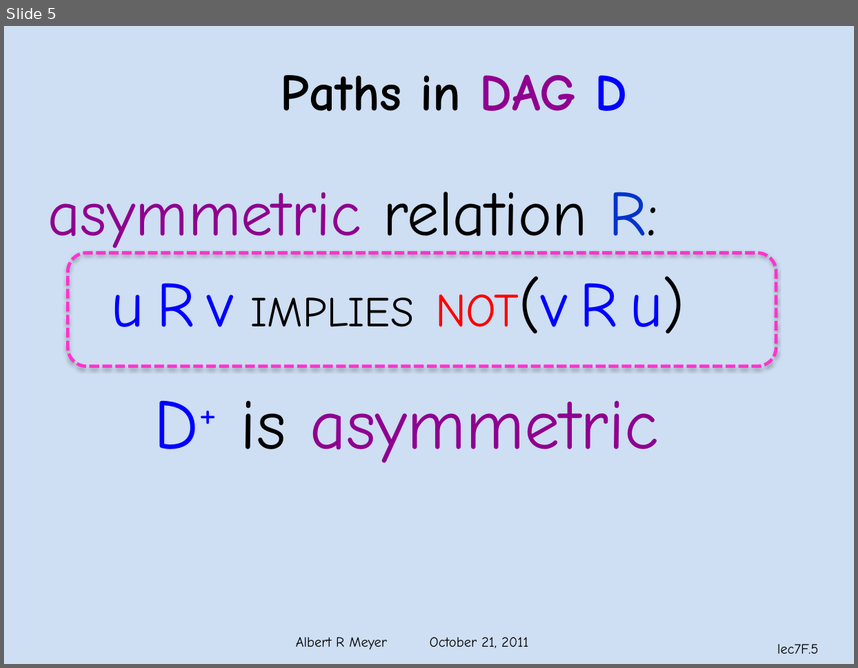
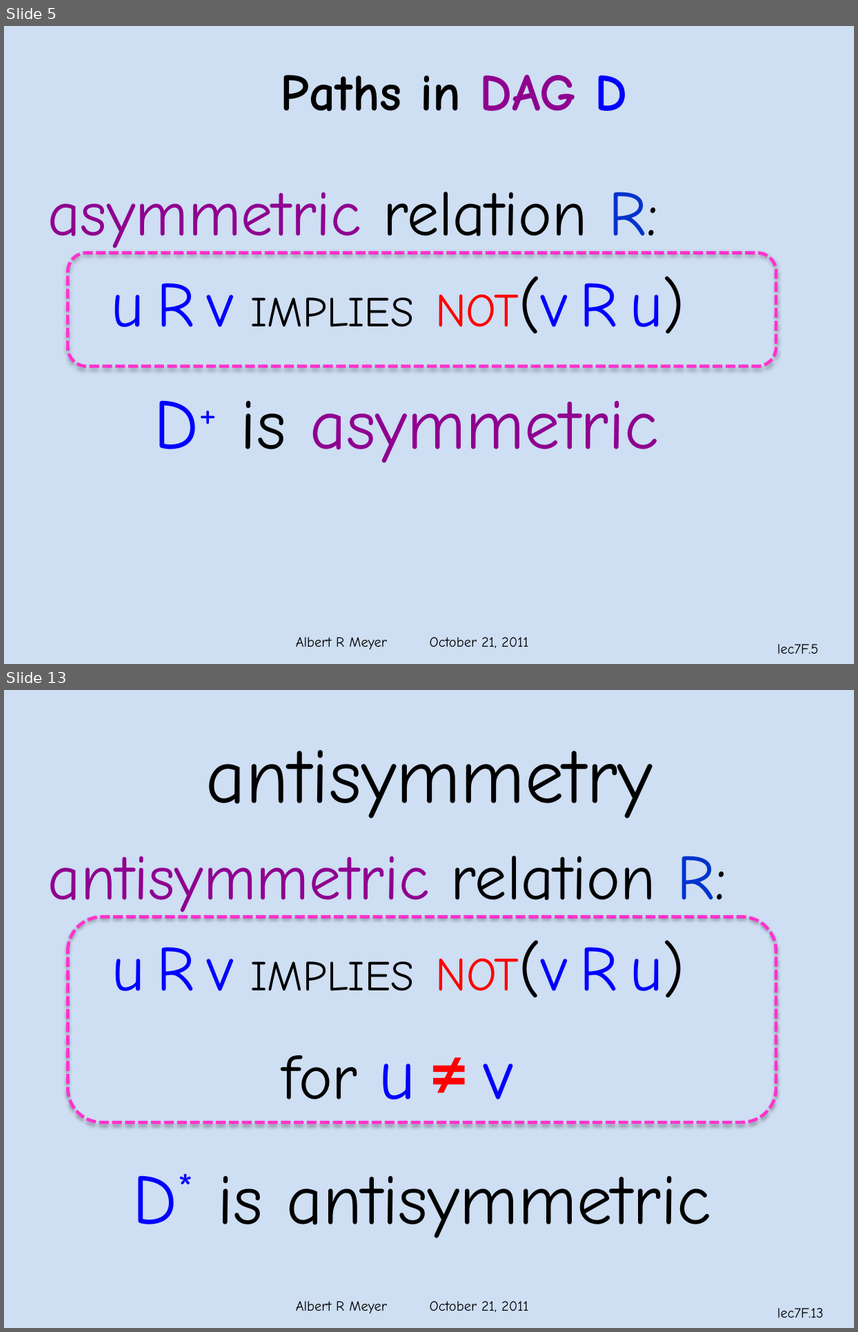
Before and after one commit to armeyer/mcs_web, a slide deck: fall11/slidesF11/slides7f.pptx. Shown one above the other, each under a label of ours: slide 5 before the commit, slides 5 and 13 after it; the slides between them are not shown. The pictures are 858x668 and 858x1332 pixels, drawn with LibreOffice and Linux fonts; fonts in the diff are those of the drawing; background and template pictures are left out. Boxes give left, top, right and bottom in pixels: in the first picture for what was removed or moved away, otherwise in the second. Text is boxed around its words. In the diff, an @@ line names an element or a change of style, - is before the commit and + after.

```diff
--- a/fall11/slidesF11/slides7f.pptx
+++ b/fall11/slidesF11/slides7f.pptx
@@ slide 13 added at [4,690,854,1328], background #C6D9F1 at 85% opacity; not listed: 2 template elements that a slide beside it also shows @@
@@ text added at [205,750,652,818], 66 pt, text #000000 @@
+antisymmetry
@@ text added at [47,856,726,1238], 54 pt, text #000000 @@
+antisymmetric relation R:
+u R v IMPLIES NOT(v R u)
+for u ≠ v
+D* is antisymmetric
@@ rounded rectangle added at [67,917,776,1123], outline #FF33CC 2.75 pt dashed @@
```
Also in this commit, not shown: 12 slides changed, 6 other slides added, 10 slides removed.
